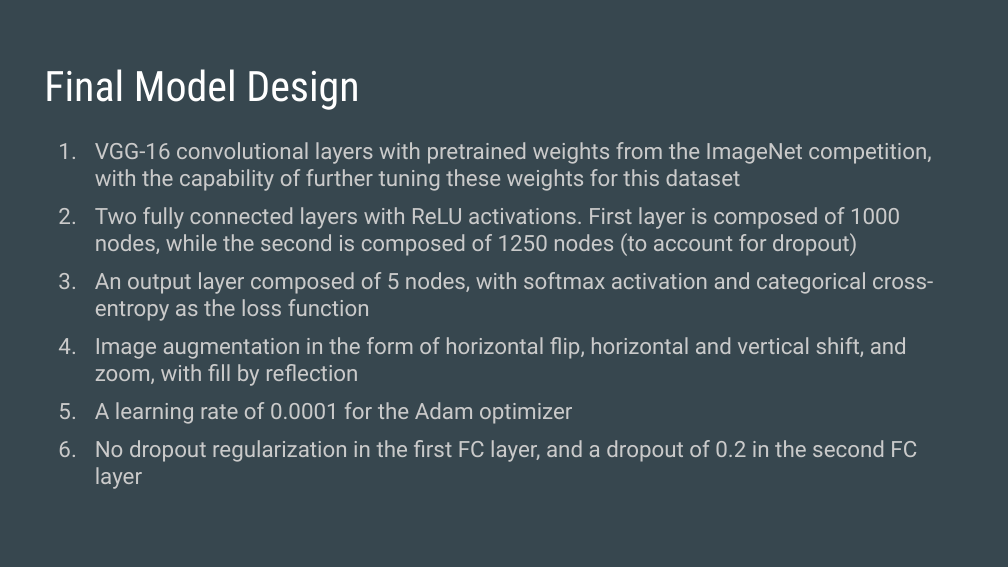
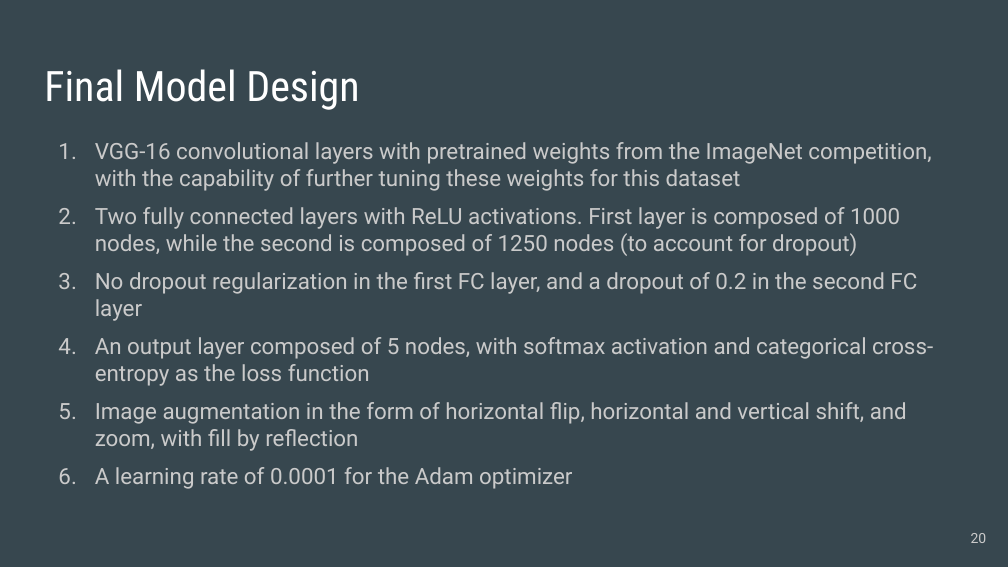
Before and after one commit to MadsenNils/Springboard-Capstone-2-yelp, a slide deck: slide 20 of reports/04_Capstone 2 Final Slides.pptx (slide 17 before the commit). Drawn at 1008x567 pixels with LibreOffice and Linux fonts; fonts in the diff are those of the drawing. Boxes give left, top, right and bottom in pixels: in the first picture for what was removed or moved away, otherwise in the second. Text is boxed around its words. In the diff, an @@ line names an element or a change of style, - is before the commit and + after.

```diff
--- a/reports/04_Capstone 2 Final Slides.pptx
+++ b/reports/04_Capstone 2 Final Slides.pptx
@@ text at [95,272,917,321]: paragraph added @@
+3. No dropout regularization in the first FC layer, and a dropout of 0.2 in the second FC layer
@@ text at [95,440,917,489]: paragraph removed @@
-6. No dropout regularization in the first FC layer, and a dropout of 0.2 in the second FC layer
@@ text at [95,467,572,489]: more space between paragraphs @@
@@ page number added at [971,533,987,543], 10 pt, text #CACACA @@
+20
```
Also in this commit, not shown: 22 other slides changed, 4 slides added, 1 slide removed.
